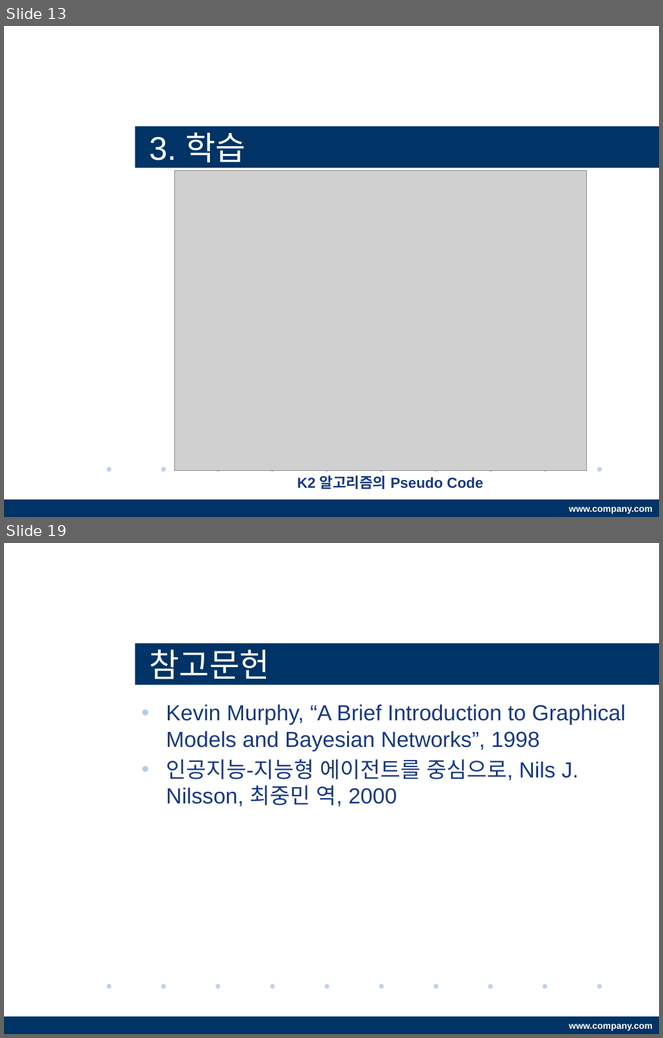
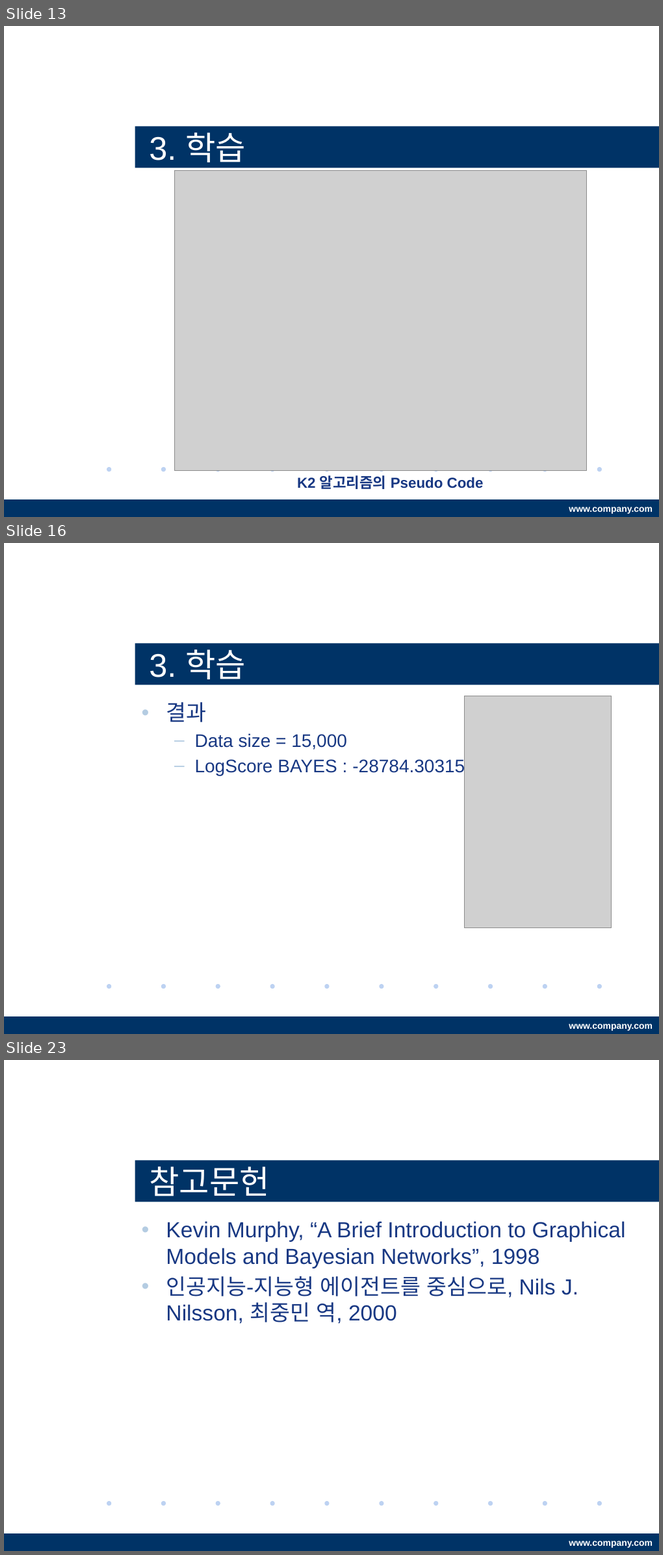
Before and after one commit to LEECHHE/capstone, a slide deck: papers/BayesianNetwork160306.pptx. Shown one above the other, each under a label of ours: slides 13 and 19 before the commit, slides 13, 16 and 23 after it; the slides between them are not shown. The pictures are 663x1038 and 663x1555 pixels, drawn with LibreOffice and Linux fonts; fonts in the diff are those of the drawing; grey boxes stand for pictures; background and template pictures are left out. Boxes give left, top, right and bottom in pixels: in the first picture for what was removed or moved away, otherwise in the second. Text is boxed around its words. In the diff, an @@ line names an element or a change of style, - is before the commit and + after.

```diff
--- a/papers/BayesianNetwork160306.pptx
+++ b/papers/BayesianNetwork160306.pptx
@@ slide 16 added at (4, 543, 659, 1034), background #FFFFFF; not listed: 12 template elements that a slide beside it also shows @@
@@ title added at (135, 643, 659, 685), fill #003366, 36 pt, text #FFFFFF @@
+3. 학습
@@ picture added at (465, 696, 612, 928) @@
@@ text added at (166, 702, 465, 776), 20 pt, text #183883 @@
+• 결과
+  – Data size = 15,000
+  – LogScore BAYES : -28784.30315
@@ what was slide 19 is now slide 23 @@
```
Also in this commit, not shown: 2 slides changed, 6 other slides added, 3 slides removed, 9 other files.
